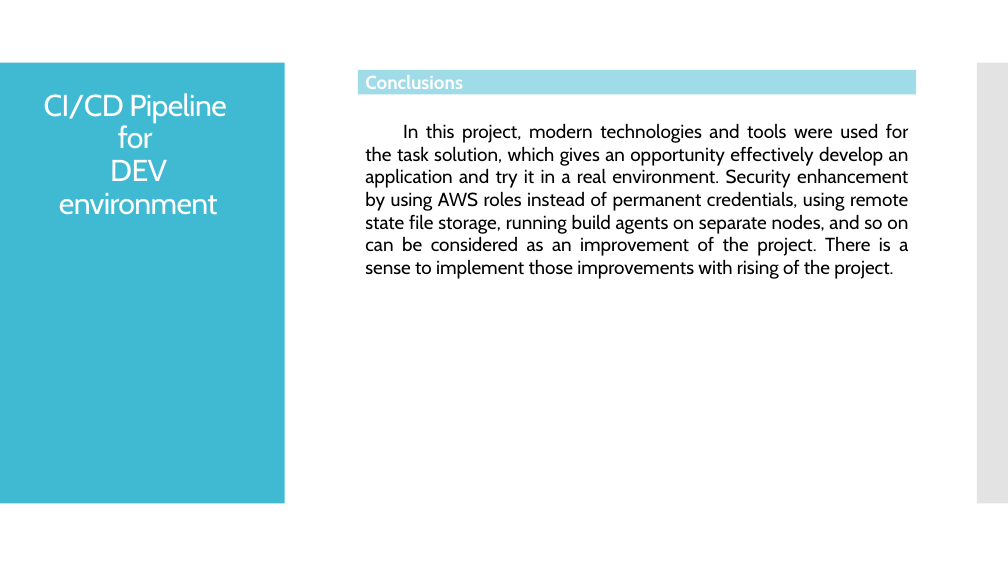
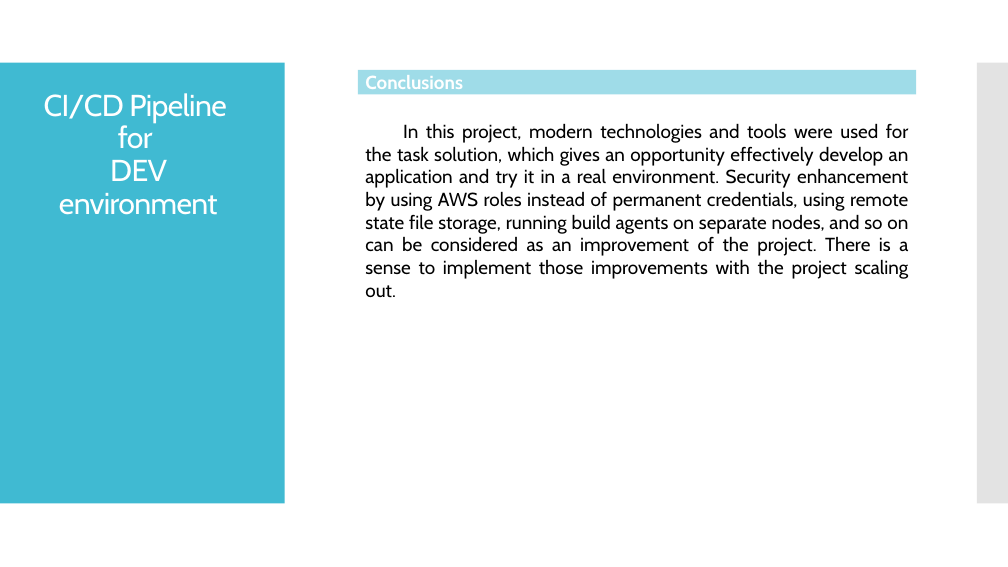
Before and after one commit to mkutsybala/EPAM-Project-v3, a slide deck: slide 12 of FinalProject_MykhailoKutsybala.pptx. Drawn at 1008x567 pixels with LibreOffice and Linux fonts; fonts in the diff are those of the drawing. Boxes give left, top, right and bottom in pixels: in the first picture for what was removed or moved away, otherwise in the second. Text is boxed around its words. In the diff, an @@ line names an element or a change of style, - is before the commit and + after.

Commit message:
presentation changed

```diff
--- a/FinalProject_MykhailoKutsybala.pptx
+++ b/FinalProject_MykhailoKutsybala.pptx
@@ text at [365, 123, 909, 279]: text changed @@
-In this project, modern technologies and tools were used for the task solution, which gives an opportunity effectively develop an application and try it in a real environment. Security enhancement by using AWS roles instead of permanent credentials, using remote state file storage, running build agents on separate nodes, and so on can be considered as an improvement of the project. There is a sense to implement those improvements with rising of the project.
+In this project, modern technologies and tools were used for the task solution, which gives an opportunity effectively develop an application and try it in a real environment. Security enhancement by using AWS roles instead of permanent credentials, using remote state file storage, running build agents on separate nodes, and so on can be considered as an improvement of the project. There is a sense to implement those improvements with the project scaling out.
```
Also in this commit, not shown: 4 other slides changed, 1 slide added, 1 slide removed.
